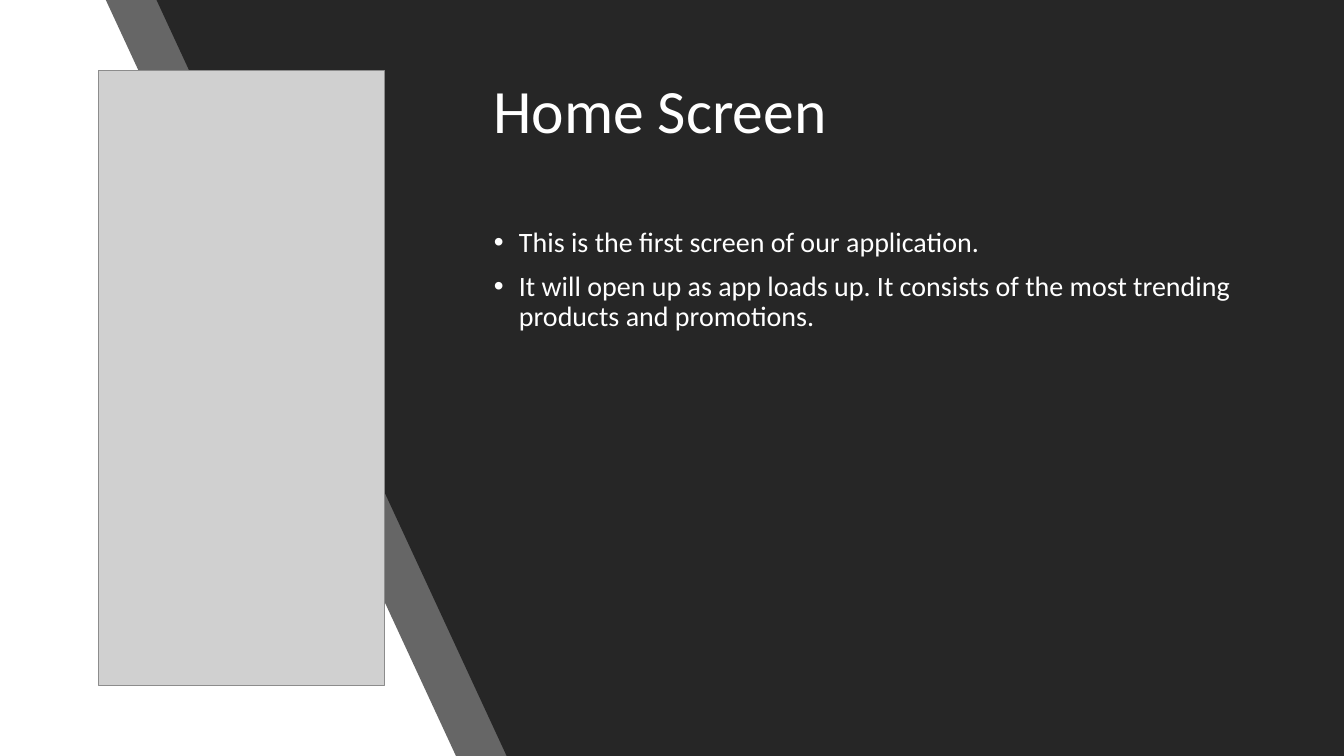
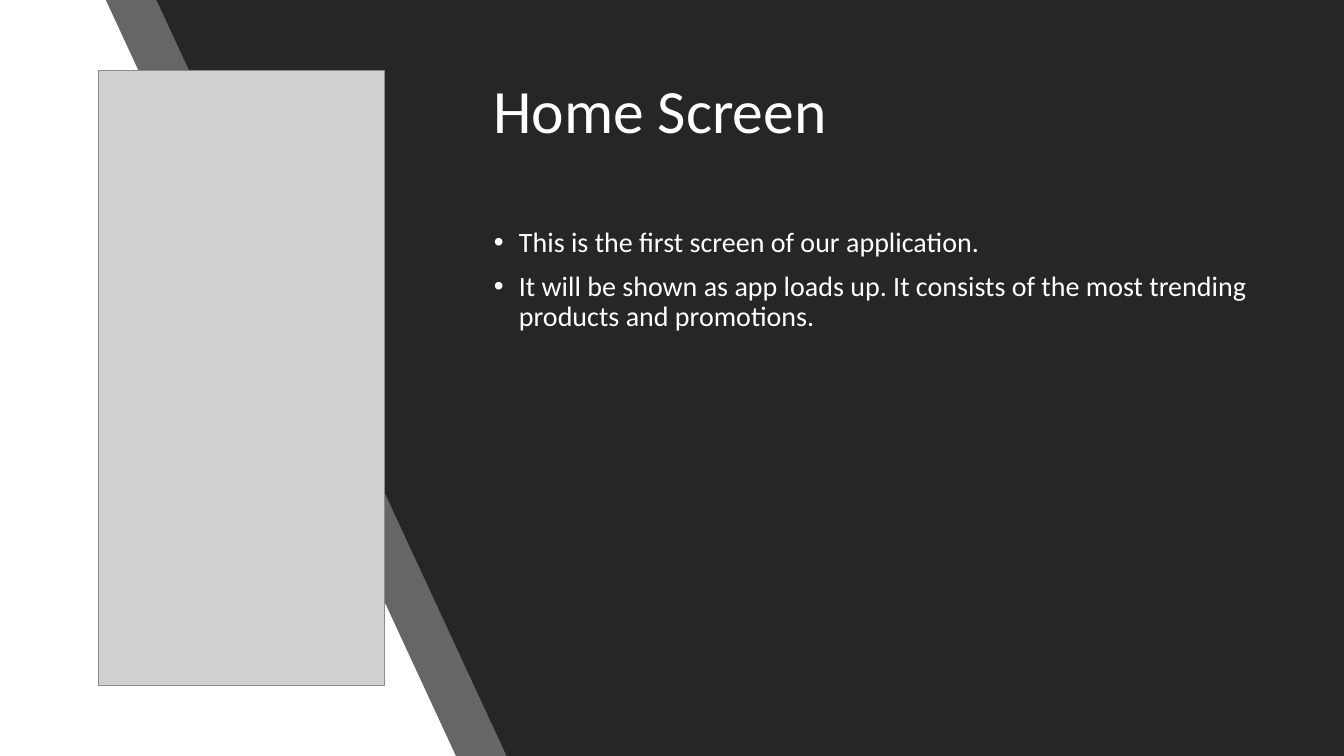
Before and after one commit to adinashby-vanier-college/app-dev-2-project-AliasgarGandhi1, a slide deck: slide 5 of MTLChaussures.pptx (slide 4 before the commit). Drawn at 1344x756 pixels with LibreOffice and Linux fonts; fonts in the diff are those of the drawing; grey boxes stand for pictures. Boxes give left, top, right and bottom in pixels: in the first picture for what was removed or moved away, otherwise in the second. Text is boxed around its words. In the diff, an @@ line names an element or a change of style, - is before the commit and + after.

```diff
--- a/MTLChaussures.pptx
+++ b/MTLChaussures.pptx
@@ text at (x1=519, y1=276, x2=1246, y2=331): text changed @@
-• It will open up as app loads up. It consists of the most trending products and promotions.
+• It will be shown as app loads up. It consists of the most trending products and promotions.
```
Also in this commit, not shown: 4 other slides changed, 2 slides added, 1 slide removed.
